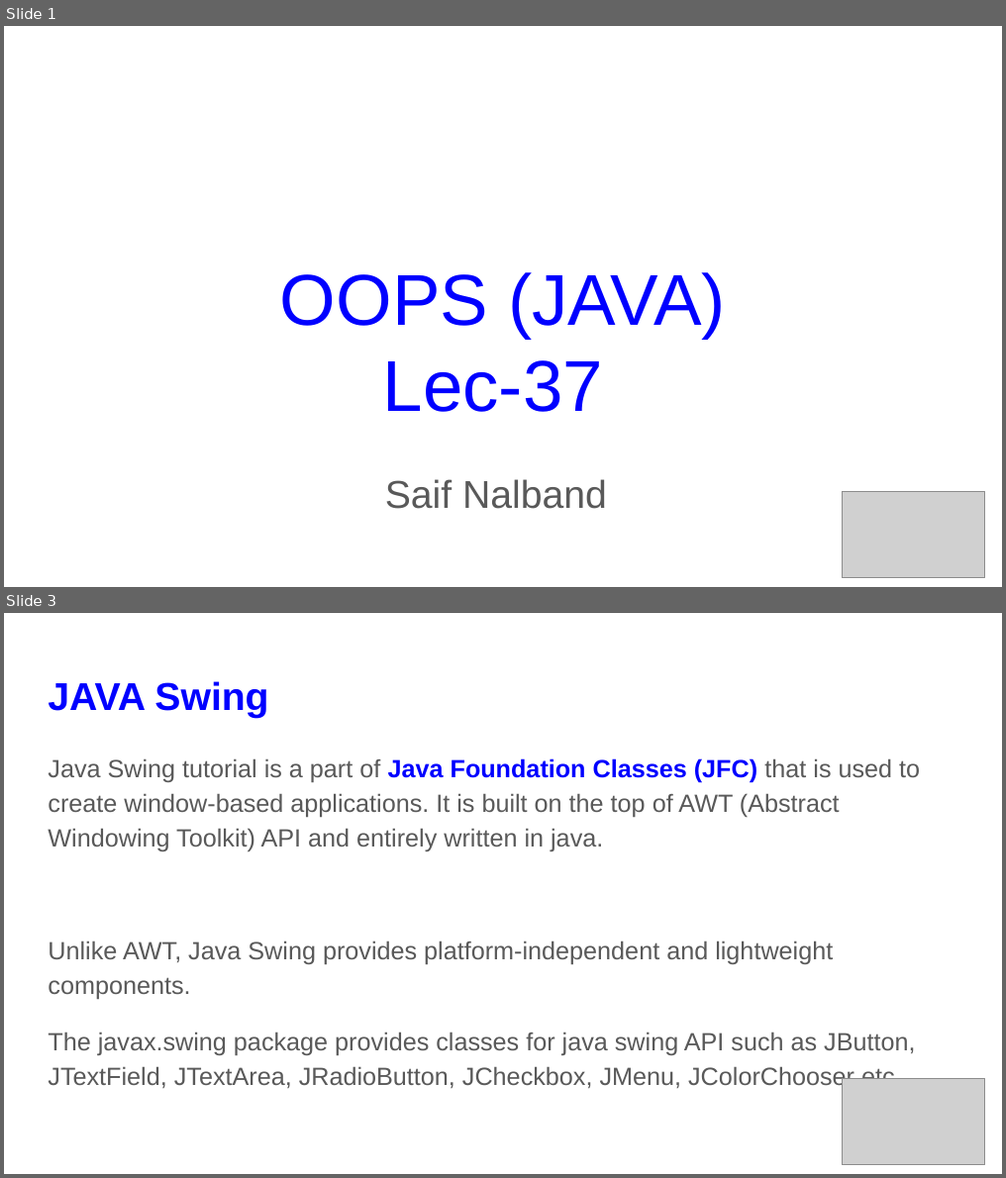
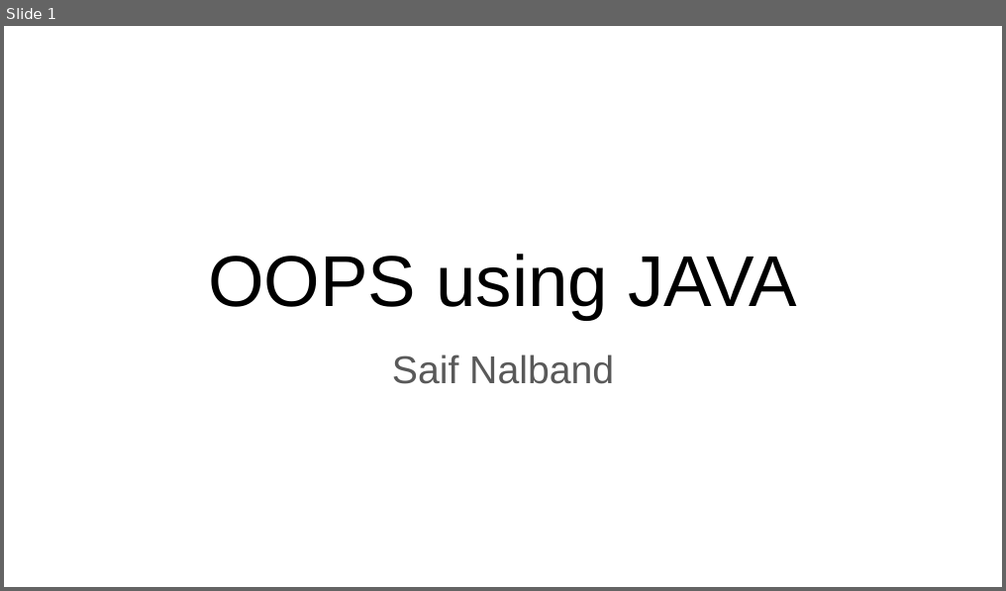
Before and after one commit to saifnalband/JAVA_OOPS, a slide deck: slides/Lec-37.pptx. Shown one above the other, each under a label of ours: slides 1 and 3 before the commit, slide 1 after it; the slides between them are not shown. The pictures are 1006x1178 and 1006x591 pixels, drawn with LibreOffice and Linux fonts; fonts in the diff are those of the drawing; grey boxes stand for pictures. Boxes give left, top, right and bottom in pixels: in the first picture for what was removed or moved away, otherwise in the second. Text is boxed around its words. In the diff, an @@ line names an element or a change of style, - is before the commit and + after.

```diff
--- a/slides/Lec-37.pptx
+++ b/slides/Lec-37.pptx
@@ slide 3 removed at <box>4,613,1002,1174</box>, background #FFFFFF @@
@@ title removed at <box>48,681,268,718</box> @@
-JAVA Swing
@@ text removed at <box>48,759,920,1091</box> @@
-Java Swing tutorial is a part of Java Foundation Classes (JFC) that is used to create window-based applications. It is built on the top of AWT (Abstract Windowing Toolkit) API and entirely written in java.
-Unlike AWT, Java Swing provides platform-independent and lightweight components.
-The javax.swing package provides classes for java swing API such as JButton, JTextField, JTextArea, JRadioButton, JCheckbox, JMenu, JColorChooser etc
@@ picture removed at <box>843,1079,985,1165</box> @@
@@ slide 1 changed as well @@
@@ title at <box>208,254,797,320</box>: text changed; text colour #0000FF to #000000 @@
-OOPS (JAVA)
-Lec-37
+OOPS using JAVA
@@ subtitle "Saif Nalband": place and size @@
-subtitle "Saif Nalband" at <box>385,479,607,509</box>
+subtitle "Saif Nalband" at <box>392,355,614,384</box>
@@ picture removed at <box>843,492,985,578</box> @@
```
Also in this commit, not shown: 6 slides added, 27 other slides removed, 3 other files.
